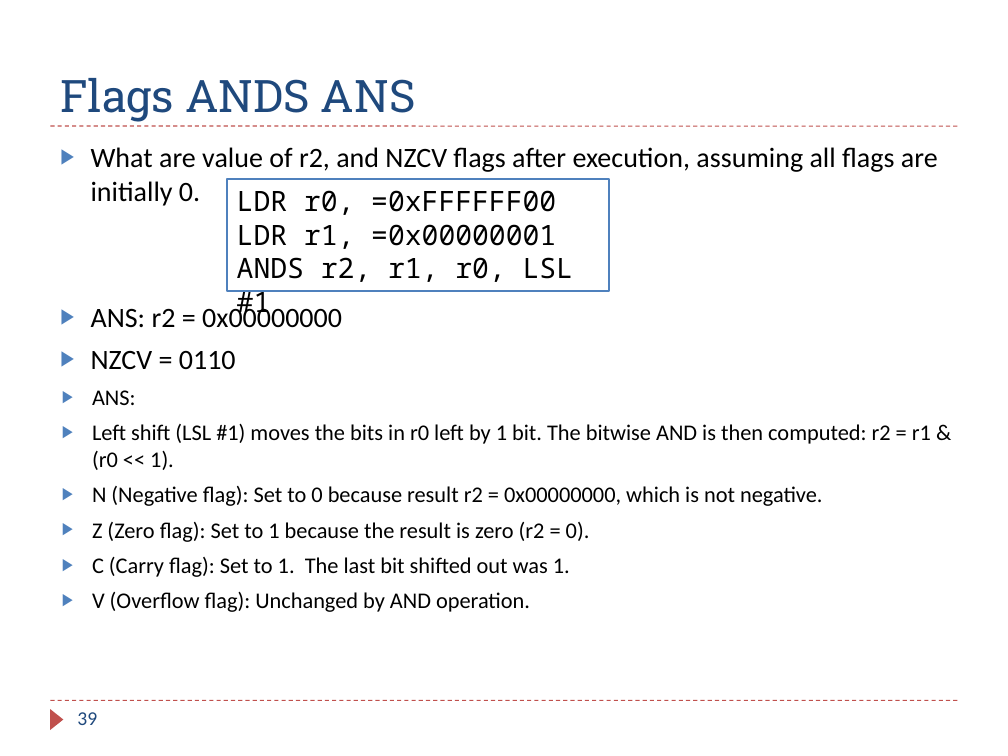
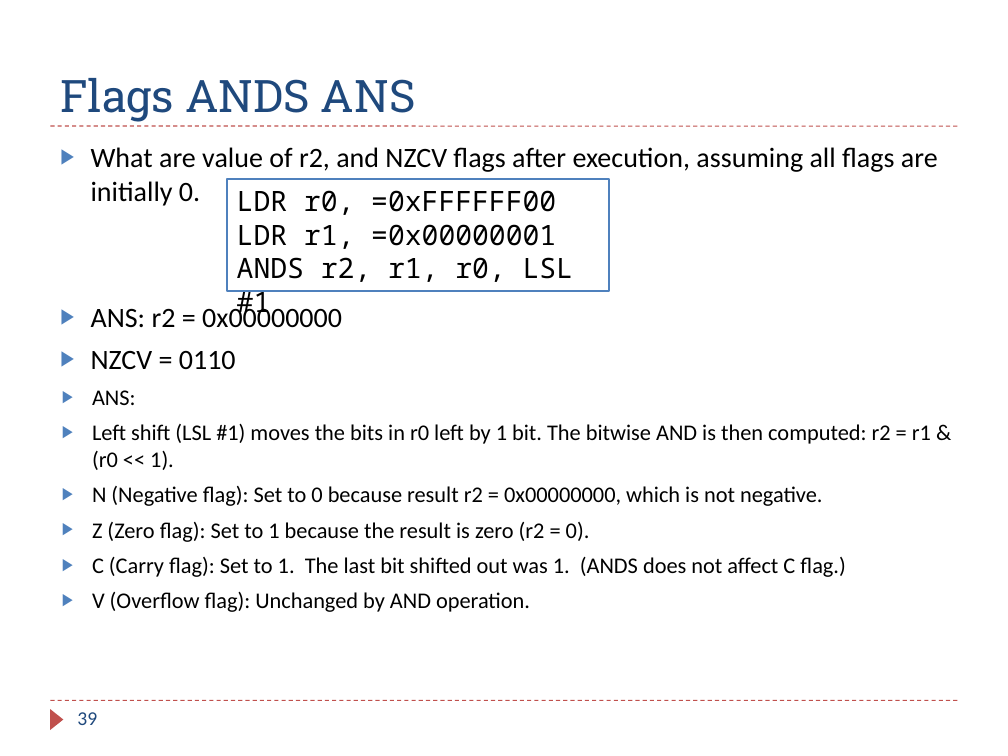
Before and after one commit to guhofstra/CSC111Fa25, a slide deck: slide 39 of PPTs/Ch4_ARM_Arithmetic_Logic_Exercises_ANS.pptx. Drawn at 1008x756 pixels with LibreOffice and Linux fonts; fonts in the diff are those of the drawing. Boxes give left, top, right and bottom in pixels: in the first picture for what was removed or moved away, otherwise in the second. Text is boxed around its words. In the diff, an @@ line names an element or a change of style, - is before the commit and + after.

```diff
--- a/PPTs/Ch4_ARM_Arithmetic_Logic_Exercises_ANS.pptx
+++ b/PPTs/Ch4_ARM_Arithmetic_Logic_Exercises_ANS.pptx
@@ text at [92, 557, 845, 577]: text changed @@
-▶ C (Carry flag): Set to 1. The last bit shifted out was 1.
+▶ C (Carry flag): Set to 1. The last bit shifted out was 1. (ANDS does not affect C flag.)
```
Also in this commit, not shown: 1 other slide changed, 5 other files.
